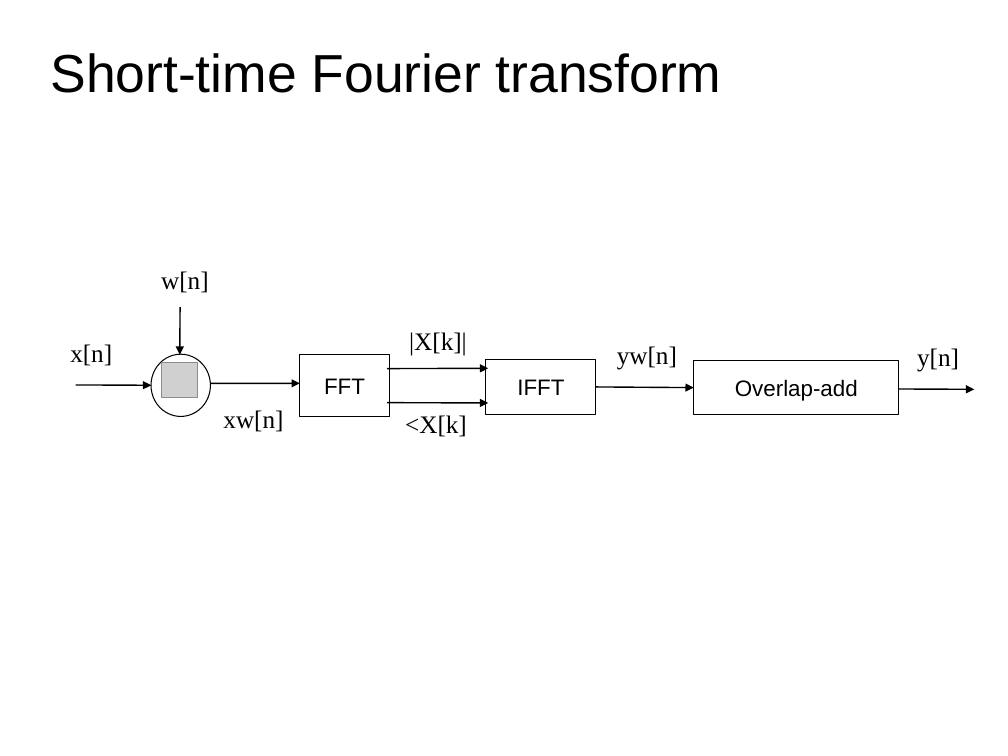
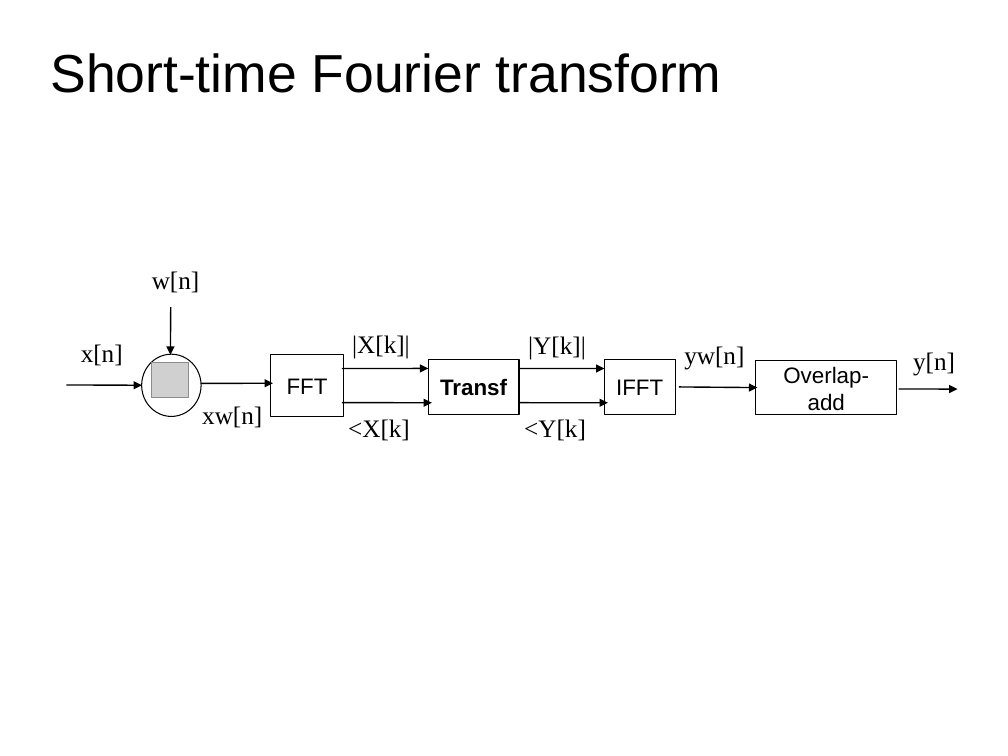
Before and after one commit to MTG/sms-tools, a slide deck: slide 3 of teaching-material/lectures/lect8-Sound-transformations/8-Sound-transformations.odp. Drawn at 1008x756 pixels with LibreOffice and Linux fonts; fonts in the diff are those of the drawing; grey boxes stand for pictures. Boxes give left, top, right and bottom in pixels: in the first picture for what was removed or moved away, otherwise in the second. Text is boxed around its words. In the diff, an @@ line names an element or a change of style, - is before the commit and + after.

Commit message:
change to lectures

```diff
--- a/teaching-material/lectures/lect8-Sound-transformations/8-Sound-transformations.odp
+++ b/teaching-material/lectures/lect8-Sound-transformations/8-Sound-transformations.odp
@@ 2 arrows, 1 picture, 1 text, 1 ellipse: place and size @@
-2 arrows, 1 picture, 1 text, 1 ellipse at (76, 271, 211, 416)
+2 arrows, 1 picture, 1 text, 1 ellipse at (67, 271, 202, 416)
@@ text "|X[k]|": place and size @@
-text "|X[k]|" at (409, 332, 467, 356)
+text "|X[k]|" at (352, 335, 410, 359)
@@ text "x[n]": place and size @@
-text "x[n]" at (70, 344, 112, 366)
+text "x[n]" at (81, 344, 123, 366)
@@ rectangle "FFT": place and size @@
-rectangle "FFT" at (300, 354, 390, 416)
+rectangle "FFT" at (271, 354, 344, 416)
@@ text added at (528, 336, 586, 360), 18 pt, text #000000 @@
+|Y[k]|
@@ text "yw[n]": place and size @@
-text "yw[n]" at (617, 346, 677, 370)
+text "yw[n]" at (684, 346, 744, 370)
@@ text "y[n]": place and size @@
-text "y[n]" at (917, 348, 959, 372)
+text "y[n]" at (913, 352, 955, 376)
@@ arrow moved from (211, 383) - (300, 383) to (202, 383) - (273, 383) @@
@@ arrow moved from (387, 369) - (488, 368) to (342, 369) - (428, 369) @@
@@ rectangle added at (428, 360, 519, 414), outline #000000 0.74 pt, 16 pt, text #000000, bold @@
+Transf
@@ arrow added from (518, 369) to (605, 369), #000000 0.99 pt @@
@@ rectangle "IFFT": place and size @@
-rectangle "IFFT" at (486, 360, 596, 414)
+rectangle "IFFT" at (604, 360, 675, 414)
@@ arrow moved from (596, 387) - (694, 388) to (679, 387) - (757, 388) @@
@@ rectangle "Overlap-add": place and size @@
-rectangle "Overlap-add" at (694, 360, 898, 414)
+rectangle "Overlap-add" at (756, 360, 896, 414)
@@ arrow moved from (899, 389) - (975, 389) to (899, 389) - (958, 389) @@
@@ text "xw[n]": place and size @@
-text "xw[n]" at (223, 410, 283, 432)
+text "xw[n]" at (202, 406, 262, 428)
@@ text "<X[k]": place and size @@
-text "<X[k]" at (405, 415, 467, 437)
+text "<X[k]" at (348, 419, 410, 441)
@@ arrow moved from (387, 402) - (488, 403) to (342, 402) - (432, 403) @@
@@ arrow added from (518, 403) to (608, 403), #000000 0.99 pt @@
@@ text added at (524, 419, 586, 441), 18 pt, text #000000 @@
+<Y[k]
```
Also in this commit, not shown: 8 other slides changed, 2 slides removed.
